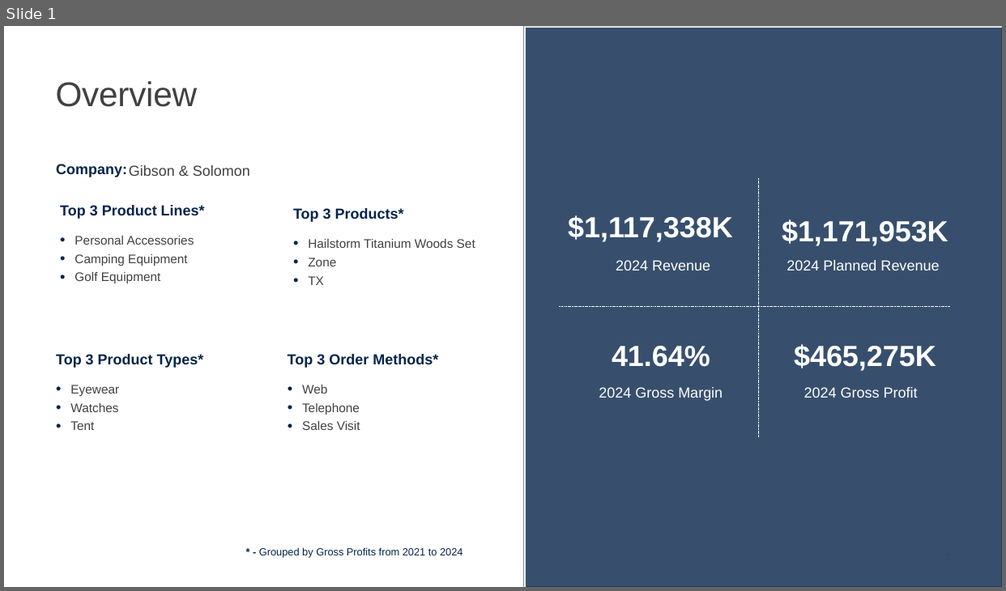
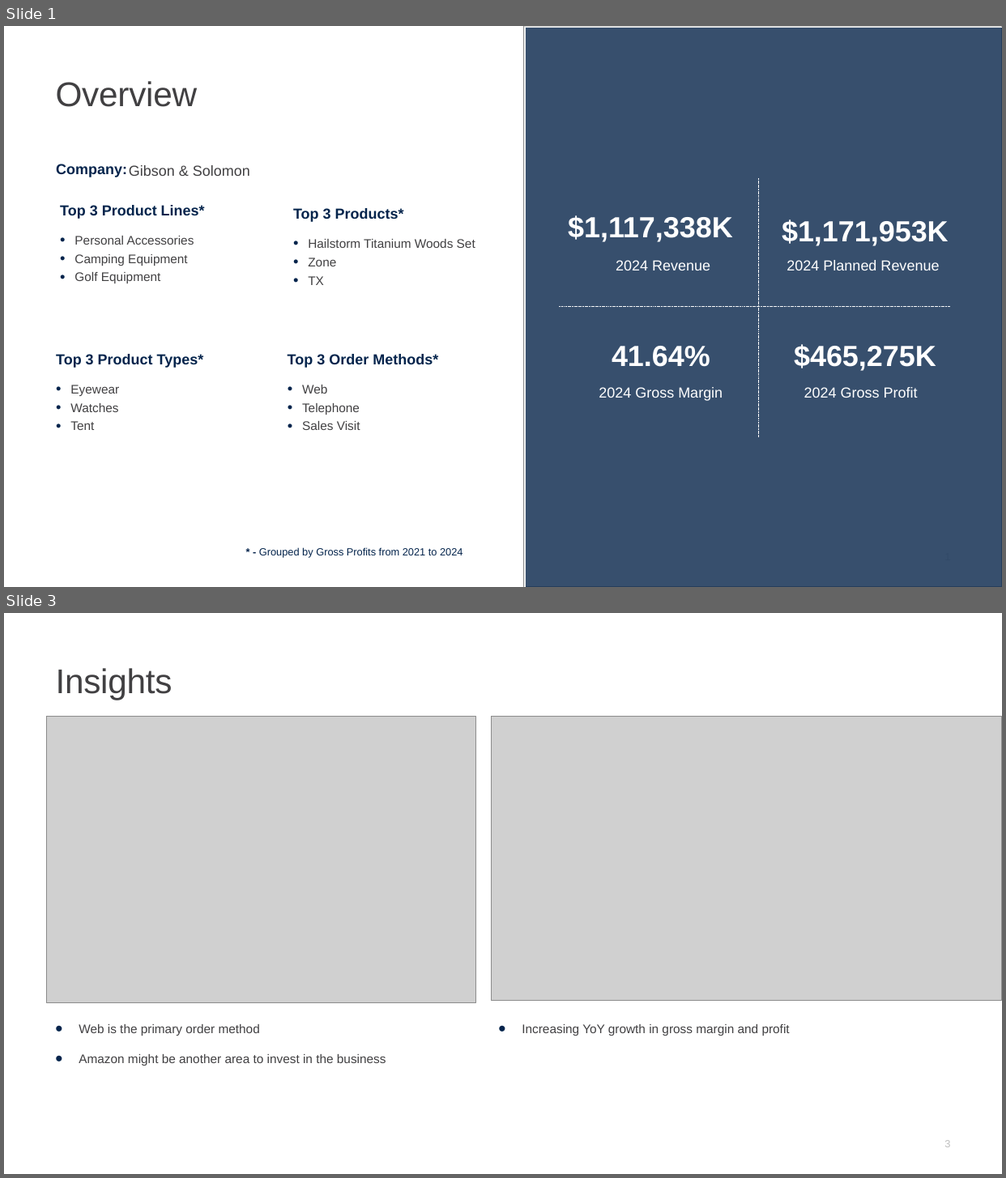
Before and after one commit to edimaudo/hackathon_coding_challenges, a slide deck: afp_challenge/afp_challenge_deck.pptx. Shown one above the other, each under a label of ours: slide 1 before the commit, slides 1 and 3 after it; the slides between them are not shown. The pictures are 1006x591 and 1006x1178 pixels, drawn with LibreOffice and Linux fonts; fonts in the diff are those of the drawing; grey boxes stand for pictures. Boxes give left, top, right and bottom in pixels: in the first picture for what was removed or moved away, otherwise in the second. Text is boxed around its words. In the diff, an @@ line names an element or a change of style, - is before the commit and + after.

```diff
--- a/afp_challenge/afp_challenge_deck.pptx
+++ b/afp_challenge/afp_challenge_deck.pptx
@@ slide 3 added at (4,613,1002,1174), background #FFFFFF @@
@@ title added at (56,668,172,700), 33 pt, text #414042 @@
+Insights
@@ picture added at (46,717,475,1003) @@
@@ picture added at (492,717,1002,1000) @@
@@ text added at (79,1024,386,1066), 12 pt, text #414042 @@
+• Web is the primary order method
+• Amazon might be another area to invest in the business
@@ text added at (522,1024,790,1036), 12 pt, text #414042 @@
+• Increasing YoY growth in gross margin and profit
@@ page number added at (944,1140,950,1148), 10 pt, text #BFBFBF @@
+3
```
Also in this commit, not shown: 1 slide changed, 1 other slide added, 2 slides removed.
